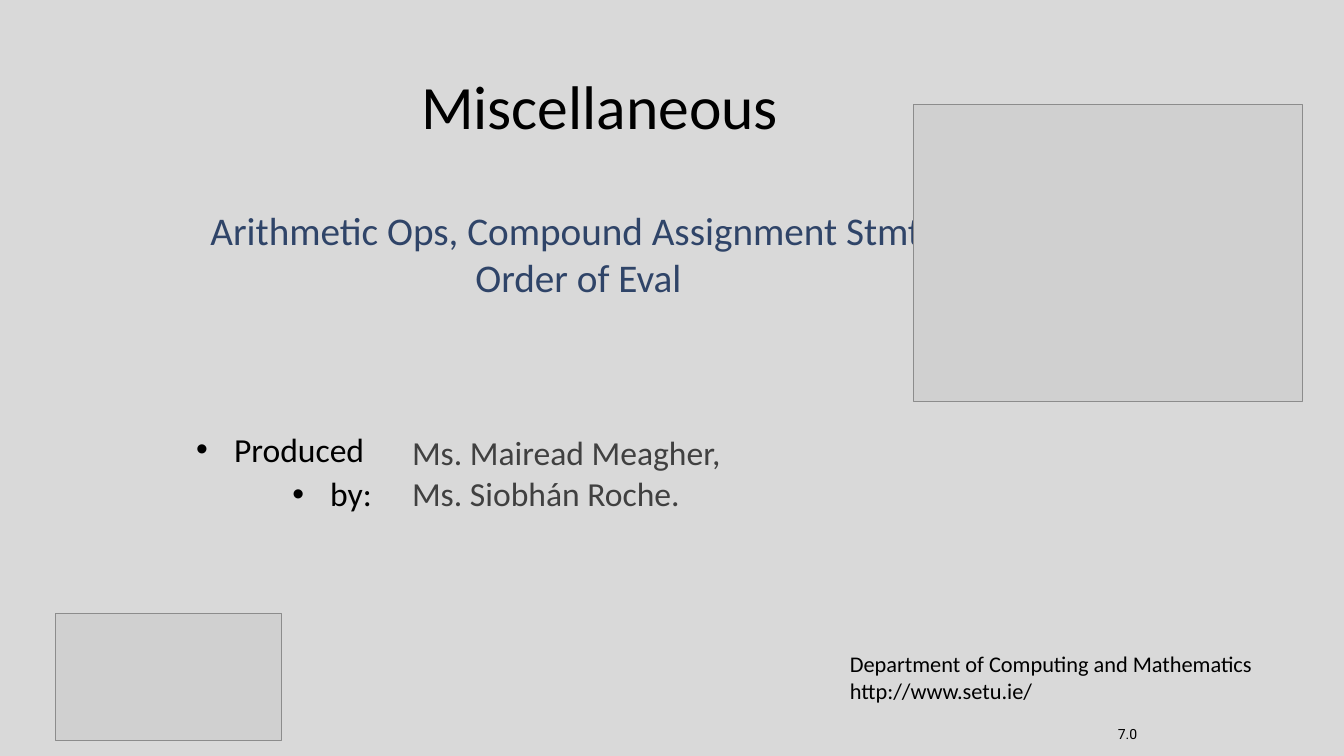
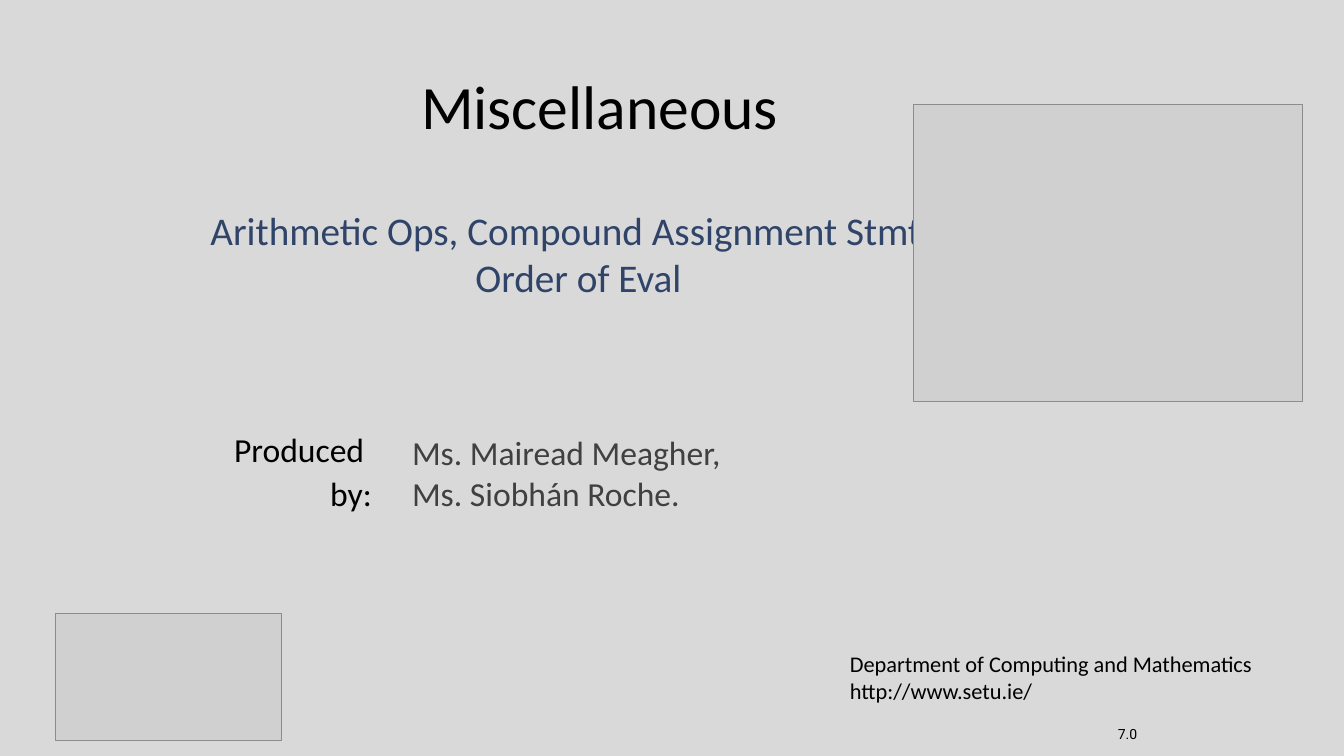
Before and after one commit to Programming-Fundamentals-SETU/prog-fund-1-sept-25, a slide deck: slide 1 of topic04-selection/unit-1/talk-1/a-misc.pptx. Drawn at 1344x756 pixels with LibreOffice and Linux fonts; fonts in the diff are those of the drawing; grey boxes stand for pictures. Boxes give left, top, right and bottom in pixels: in the first picture for what was removed or moved away, otherwise in the second. Text is boxed around its words. In the diff, an @@ line names an element or a change of style, - is before the commit and + after.

```diff
--- a/topic04-selection/unit-1/talk-1/a-misc.pptx
+++ b/topic04-selection/unit-1/talk-1/a-misc.pptx
@@ text "Produced" at bbox=[234, 438, 372, 512]: bullet • to none @@
```
Also in this commit, not shown: 11 other files.
